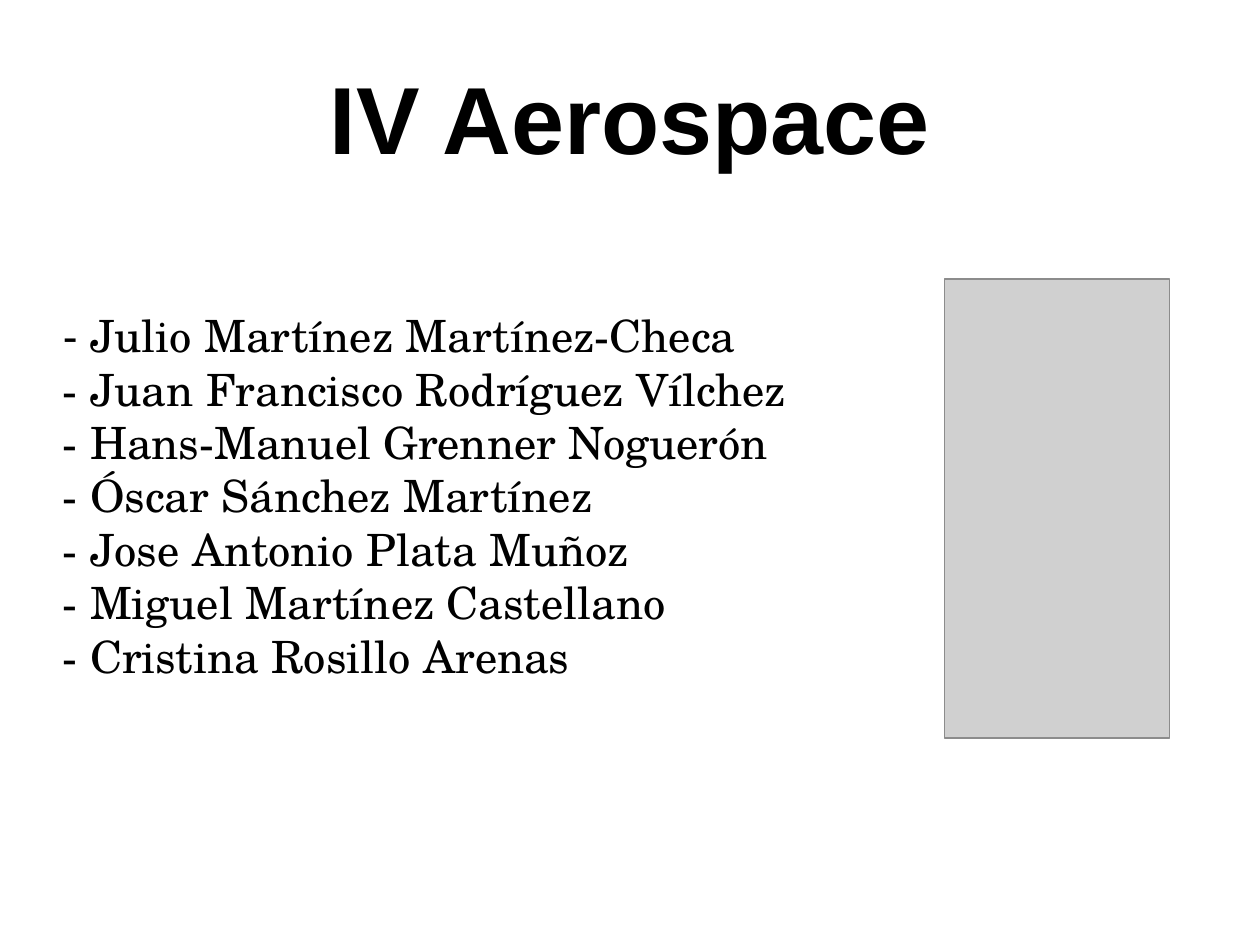
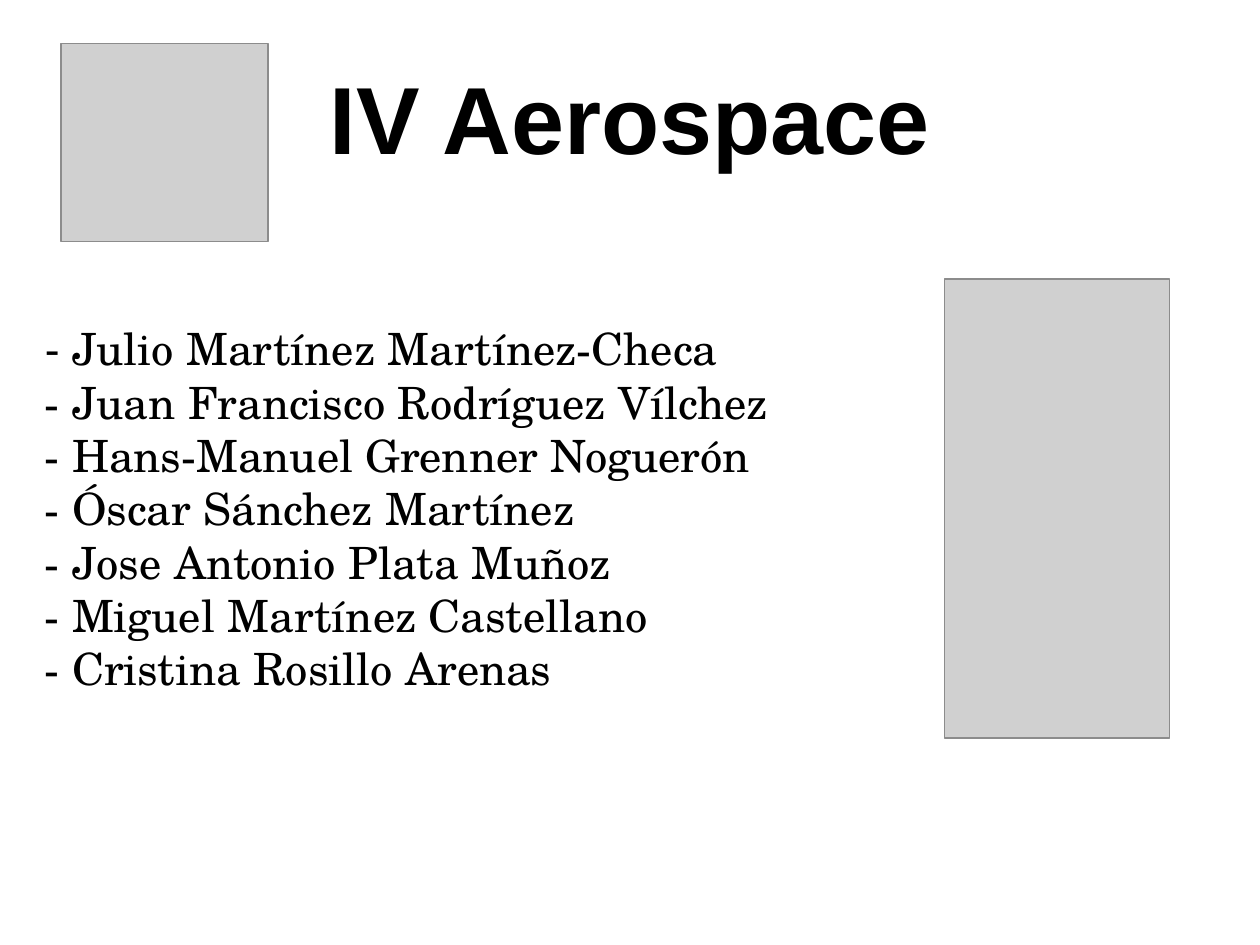
Before and after one commit to juanfranrv/PresentacionIV, a slide deck: slide 1 of presentacion.odp. Drawn at 1260x945 pixels with LibreOffice and Linux fonts; fonts in the diff are those of the drawing; grey boxes stand for pictures. Boxes give left, top, right and bottom in pixels: in the first picture for what was removed or moved away, otherwise in the second. Text is boxed around its words. In the diff, an @@ line names an element or a change of style, - is before the commit and + after.

```diff
--- a/presentacion.odp
+++ b/presentacion.odp
@@ picture added at bbox=[61, 43, 268, 241] @@
@@ subtitle "- Julio Martínez Martínez-Checa": place and size @@
-subtitle "- Julio Martínez Martínez-Checa" at bbox=[90, 319, 787, 674]
+subtitle "- Julio Martínez Martínez-Checa" at bbox=[72, 332, 769, 686]
```
Also in this commit, not shown: 1 other slide changed.
